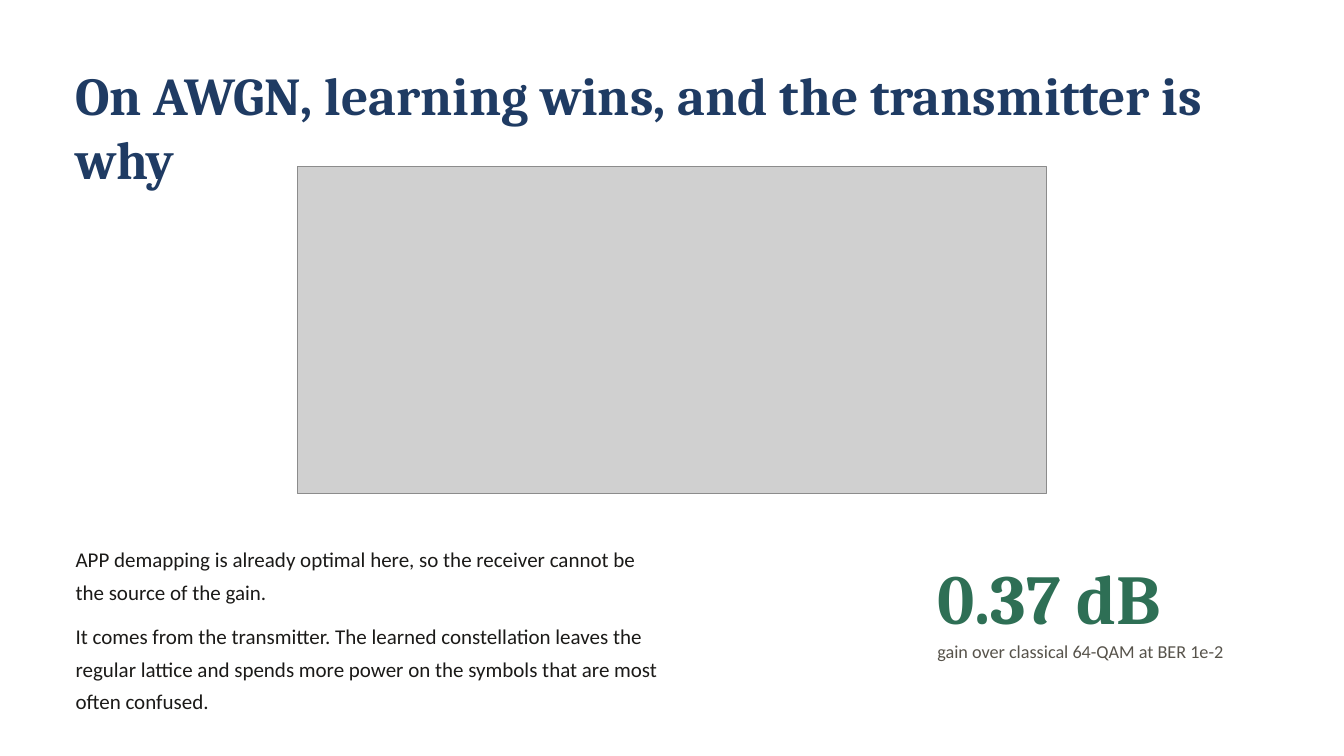
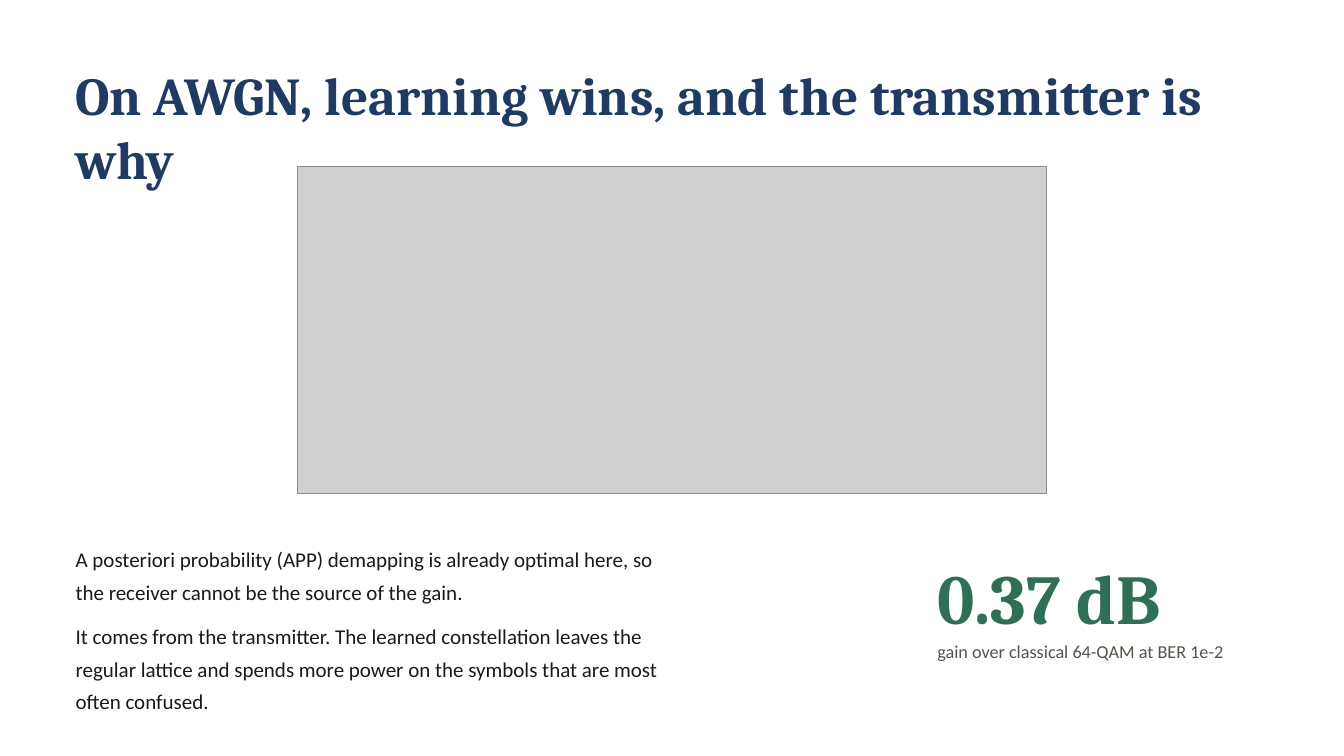
Before and after one commit to MaoYuxingy/AI-Native-Transceiver-Design-for-Next-Generation-Wireless-Networks, a slide deck: slide 4 of video_slides.pptx. Drawn at 1344x756 pixels with LibreOffice and Linux fonts; fonts in the diff are those of the drawing; grey boxes stand for pictures. Boxes give left, top, right and bottom in pixels: in the first picture for what was removed or moved away, otherwise in the second. Text is boxed around its words. In the diff, an @@ line names an element or a change of style, - is before the commit and + after.

```diff
--- a/video_slides.pptx
+++ b/video_slides.pptx
@@ text at <box>76,552,652,604</box>: text changed @@
-APP demapping is already optimal here, so the receiver cannot be the source of the gain.
+A posteriori probability (APP) demapping is already optimal here, so the receiver cannot be the source of the gain.
```
Also in this commit, not shown: 7 other slides changed, 2 other files.
